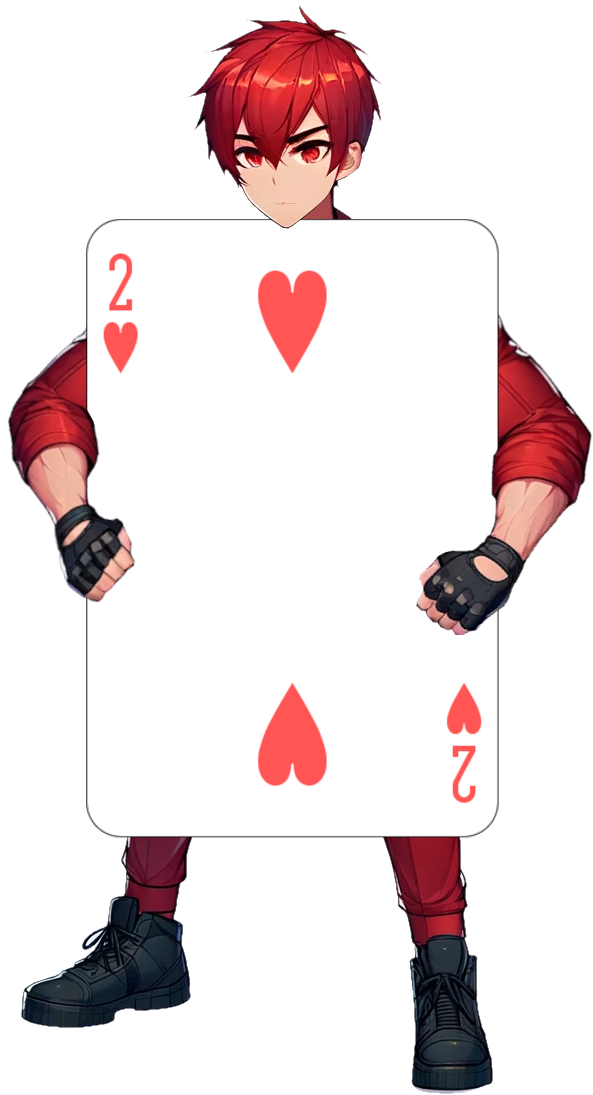
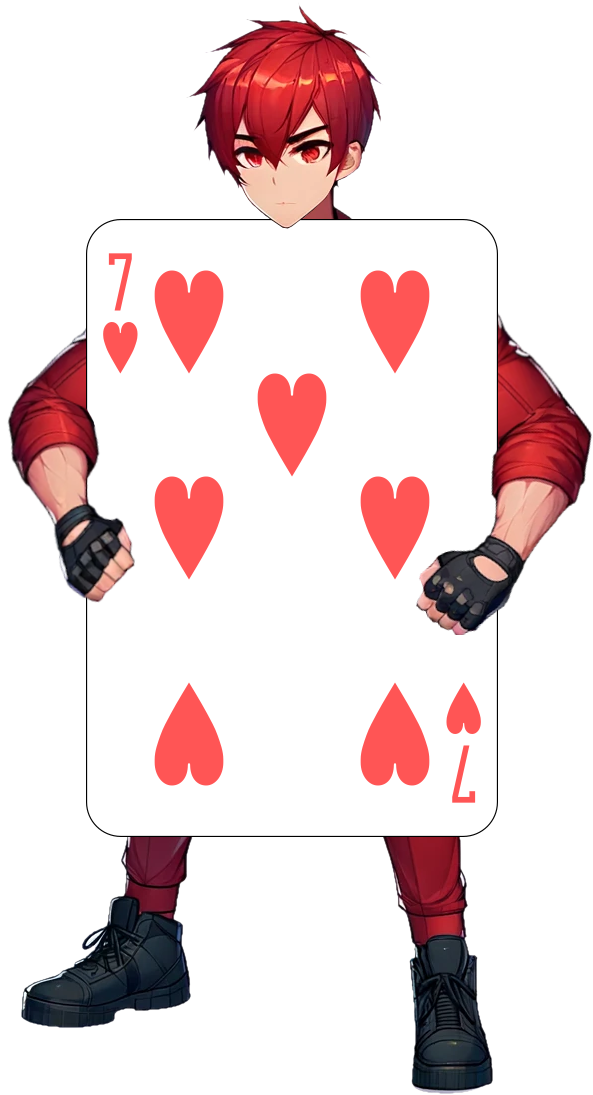
Layered file, before and after one edit (w=593, h=1095). Changes by layer:
showed "card7" over [86, 219, 498, 837]
hid "card2" over [86, 219, 499, 838]
